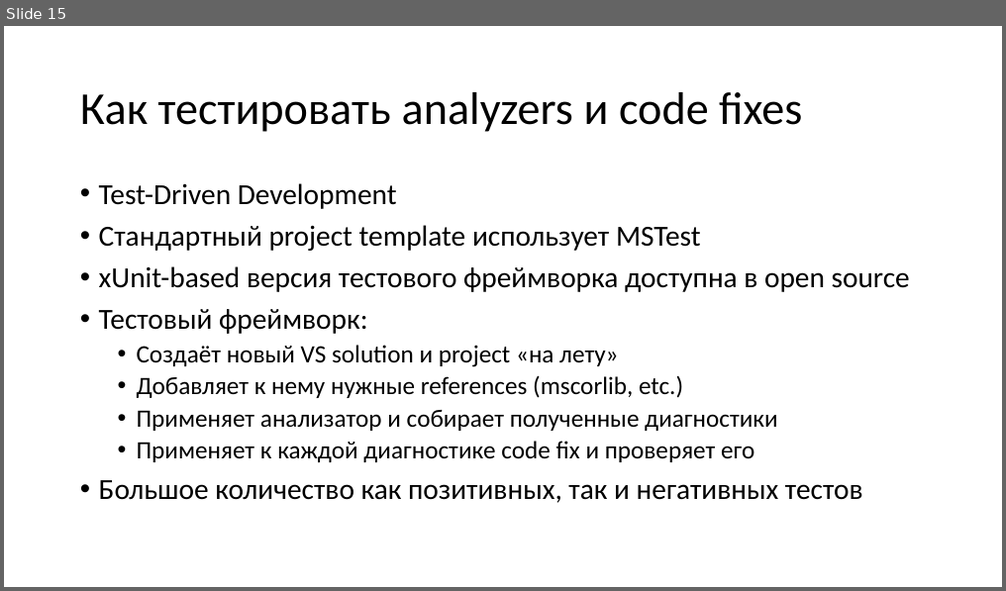
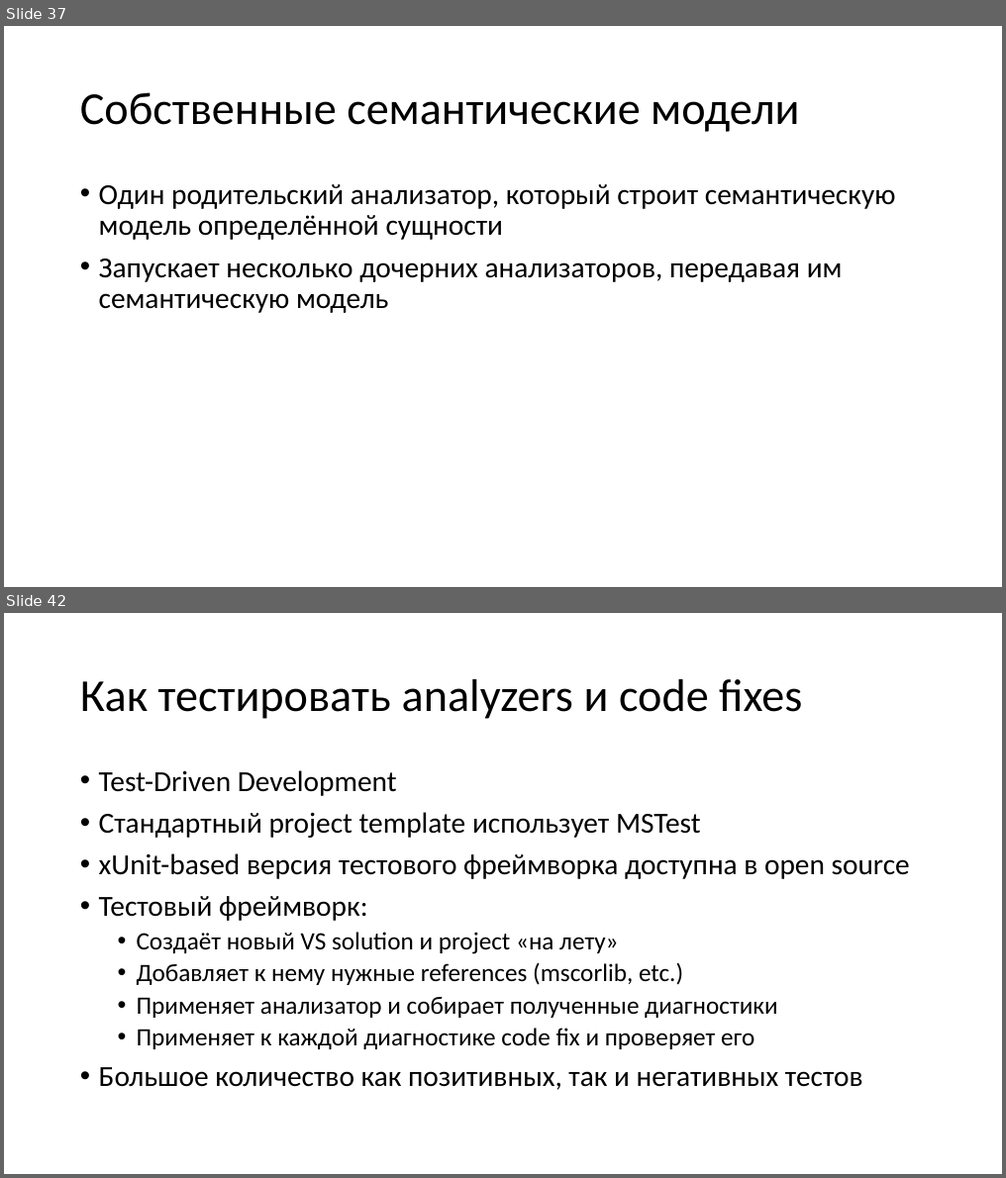
Before and after one commit to dropsonic/dotNext2019_slides, a slide deck: Roslyn - mastering static code analysis.pptx. Shown one above the other, each under a label of ours: slide 15 before the commit, slides 37 and 42 after it; the slides between them are not shown. The pictures are 1006x591 and 1006x1178 pixels, drawn with LibreOffice and Linux fonts; fonts in the diff are those of the drawing. Boxes give left, top, right and bottom in pixels: in the first picture for what was removed or moved away, otherwise in the second. Text is boxed around its words. In the diff, an @@ line names an element or a change of style, - is before the commit and + after.

```diff
--- a/Roslyn - mastering static code analysis.pptx
+++ b/Roslyn - mastering static code analysis.pptx
@@ slide 37 added at [4, 26, 1002, 587], background #FFFFFF @@
@@ title added at [80, 92, 799, 132], 44 pt, text #000000 @@
+Собственные семантические модели
@@ text added at [99, 184, 896, 313], 28 pt, text #000000 @@
+• Один родительский анализатор, который строит семантическую модель определённой сущности
+• Запускает несколько дочерних анализаторов, передавая им семантическую модель
@@ what was slide 15 is now slide 42 @@
```
Also in this commit, not shown: 10 slides changed, 17 other slides added, 8 slides removed, 3 other files.
